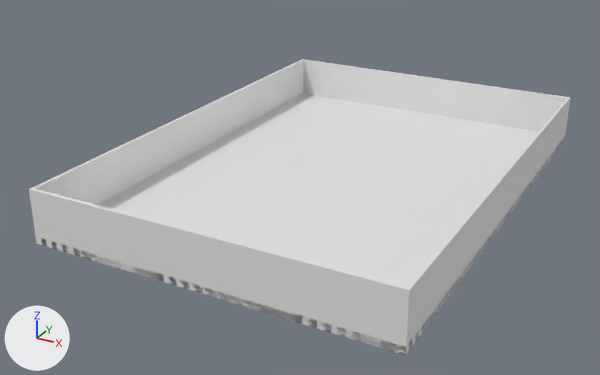
The Blender file Assets/Danny/Imports/Blender/Rooms/Centre/CentreModel.blend: old version first, new version second.
Rendered twice from a camera (50 mm lens) standing at (2.93, -7.1, 4.77) and looking at (-2.34, 2.48, -0.02). Every picture has the same lights, and +X, +Y and +Z are marked at lower left.

Objects in the first picture: 'Centre Floor', 'Centre Walls'.
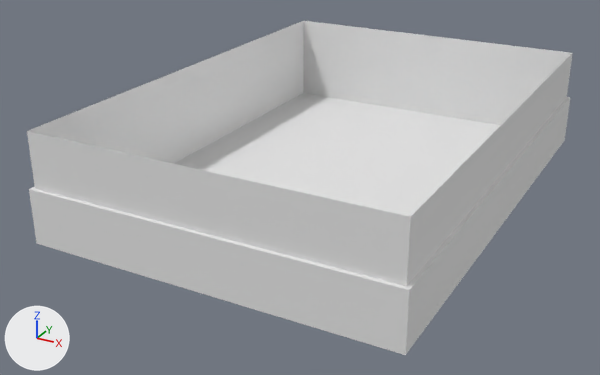
What differs and where, as boxes [x1, y1, x2, y2] in the pictures (600 x 375 px):
'CentreWallsInside', added: after [27, 21, 573, 287]
part 1 of me_centre_walls, deleted: before [35, 60, 566, 205]

What the commit changed:
Material 'CentreWalls' (mat_centrewalls) is new.
Its base color is (0.8, 0.8, 0.8) (white #e7e7e7).
me_centre_walls is used by ob_centre_walls; location (0.0, 0.0, 0.0).
me_centre_walls had 2880 vertices, 2880 faces and spanned x -4.5..0.5, y -0.5..6.5, z -0.1..0.65.
me_centre_walls now has 1728 vertices, 1584 faces and spans x -4.5..0.5, y -0.5..6.5, z -0.1..0.65.
me_centre_walls part 1: 1152 vertices removed from x -4.45..0.45, y -0.45..6.45, z -0.02..0.57.
Mesh me_centrewallsinside is new.
It has 2880 vertices, 2736 faces and spans x -4.45..0.45, y -0.45..6.45, z -0.1..1.4.
It uses material mat_centrewalls (white #e7e7e7).
Object 'CentreWallsInside' (ob_centrewallsinside) is new; it shows me_centrewallsinside.
Its location is (0.0, 0.0, 0.0).
